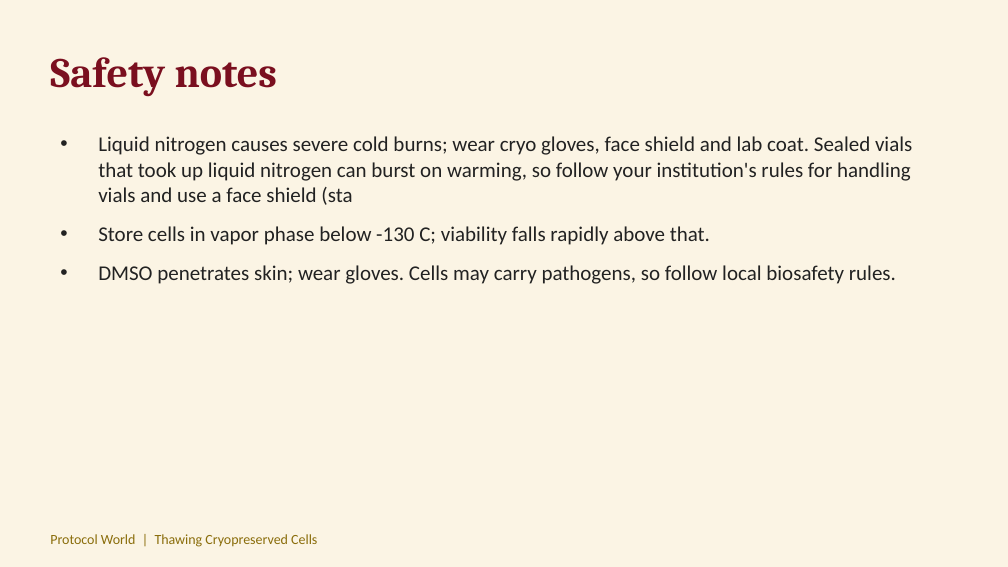
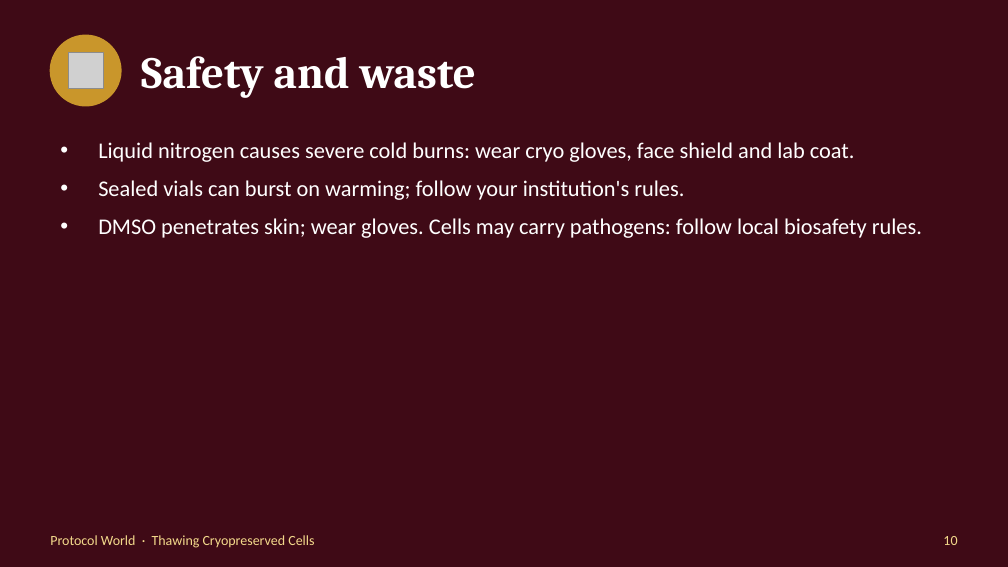
Before and after one commit to ProtocolWorld/ProtocolWorld, a slide deck: slide 10 of uploads/thawing-cryopreserved-cells.pptx (slide 7 before the commit). Drawn at 1008x567 pixels with LibreOffice and Linux fonts; fonts in the diff are those of the drawing; grey boxes stand for pictures. Boxes give left, top, right and bottom in pixels: in the first picture for what was removed or moved away, otherwise in the second. Text is boxed around its words. In the diff, an @@ line names an element or a change of style, - is before the commit and + after.

```diff
--- a/uploads/thawing-cryopreserved-cells.pptx
+++ b/uploads/thawing-cryopreserved-cells.pptx
@@ background #FBF4E4 to #3F0A16 @@
@@ ellipse added at [50, 35, 121, 106], fill #C9962B, outline #C9962B 1 pt @@
@@ picture added at [69, 53, 104, 89] @@
@@ text at [141, 56, 476, 98]: text changed; size 30 to 32 pt; text colour #7A0F1F to #FFFFFF @@
-Safety notes
+Safety and waste
@@ text at [98, 142, 922, 238]: text changed; size 15 to 16 pt; text colour #222222 to #FFFFFF @@
-• Liquid nitrogen causes severe cold burns; wear cryo gloves, face shield and lab coat. Sealed vials that took up liquid nitrogen can burst on warming, so follow your institution's rules for handling vials and use a face shield (sta
-• Store cells in vapor phase below -130 C; viability falls rapidly above that.
-• DMSO penetrates skin; wear gloves. Cells may carry pathogens, so follow local biosafety rules.
+• Liquid nitrogen causes severe cold burns: wear cryo gloves, face shield and lab coat.
+• Sealed vials can burst on warming; follow your institution's rules.
+• DMSO penetrates skin; wear gloves. Cells may carry pathogens: follow local biosafety rules.
@@ text at [50, 535, 314, 548]: text changed; text colour #8A6D0B to #F3D98B @@
-Protocol World | Thawing Cryopreserved Cells
+Protocol World · Thawing Cryopreserved Cells
@@ text added at [943, 536, 957, 545], 10 pt, text #F3D98B @@
+10
```
Also in this commit, not shown: 4 other slides changed, 6 slides added, 3 slides removed, 3 other files.
